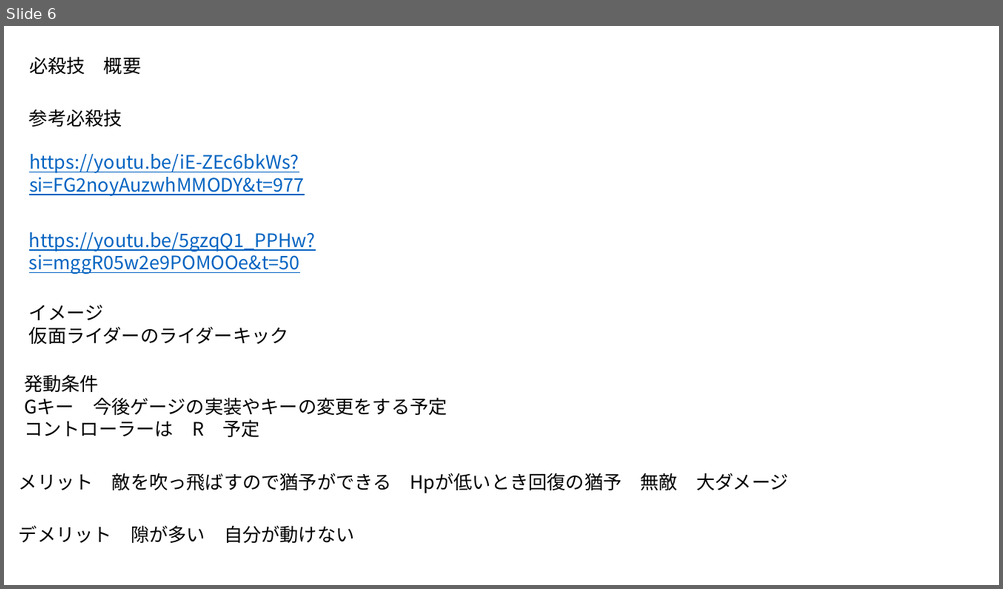
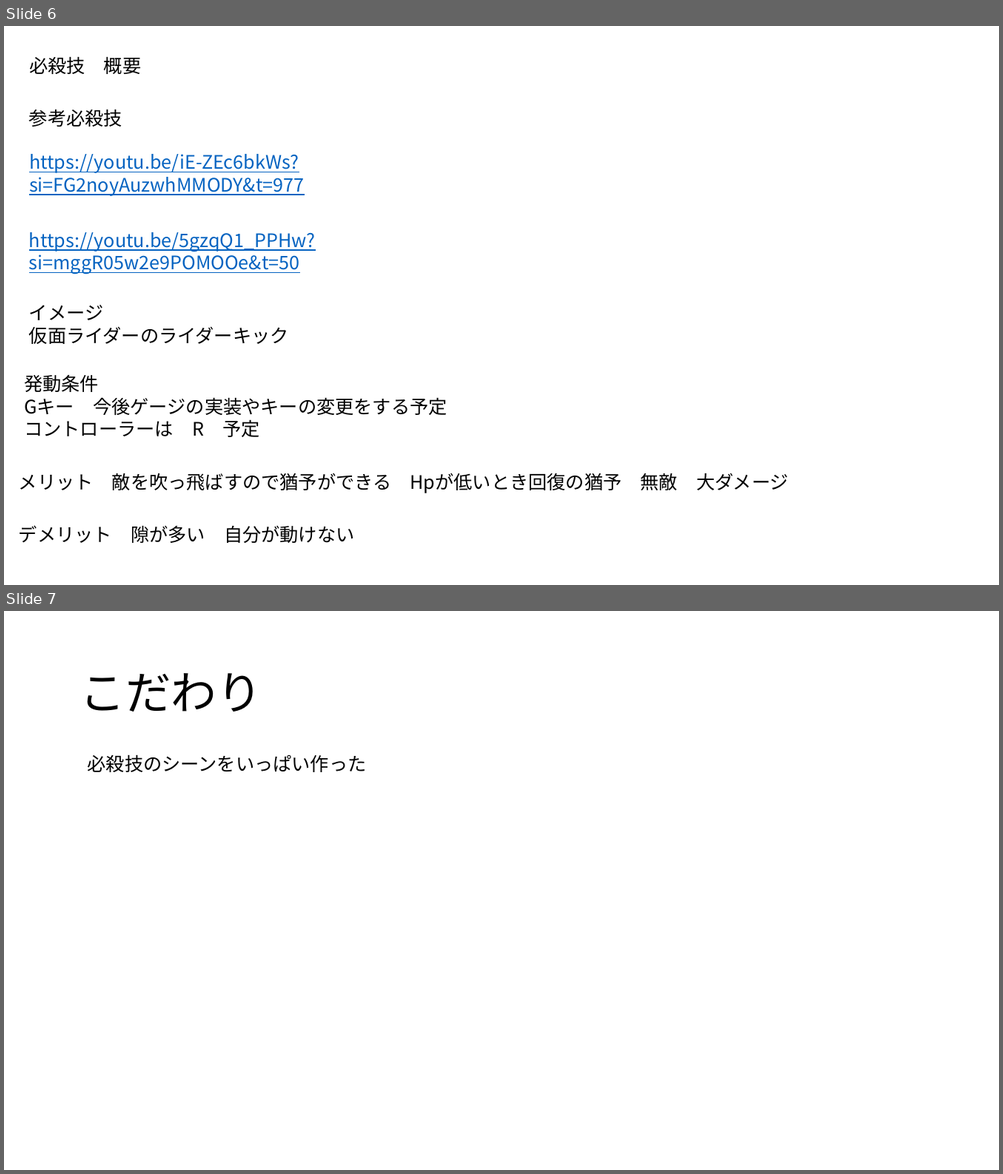
Before and after one commit to ryo-cpu/Camera, a slide deck: 概要書.pptx. Shown one above the other, each under a label of ours: slide 6 before the commit, slides 6 and 7 after it. The pictures are 1003x589 and 1003x1174 pixels, drawn with LibreOffice and Linux fonts; fonts in the diff are those of the drawing. Boxes give left, top, right and bottom in pixels: in the first picture for what was removed or moved away, otherwise in the second. Text is boxed around its words. In the diff, an @@ line names an element or a change of style, - is before the commit and + after.

```diff
--- a/概要書.pptx
+++ b/概要書.pptx
@@ slide 7 added at <box>4,611,999,1170</box>, background #FFFFFF @@
@@ title added at <box>79,673,262,712</box>, 44 pt, text #000000 @@
+こだわり
@@ text added at <box>88,755,367,772</box>, 18 pt, text #000000 @@
+必殺技のシーンをいっぱい作った
```
